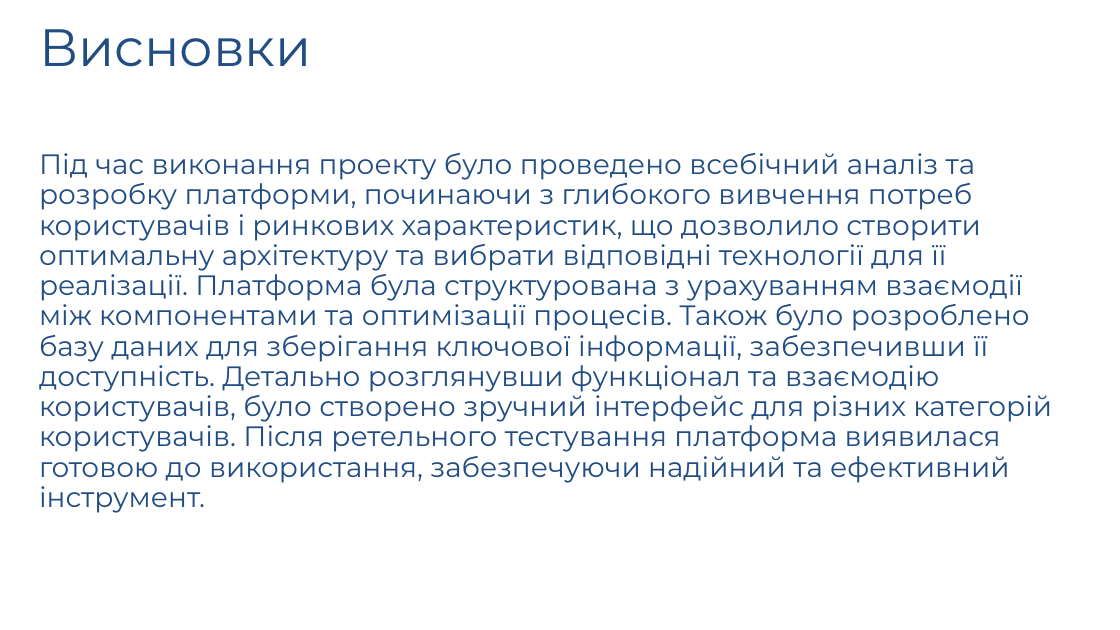
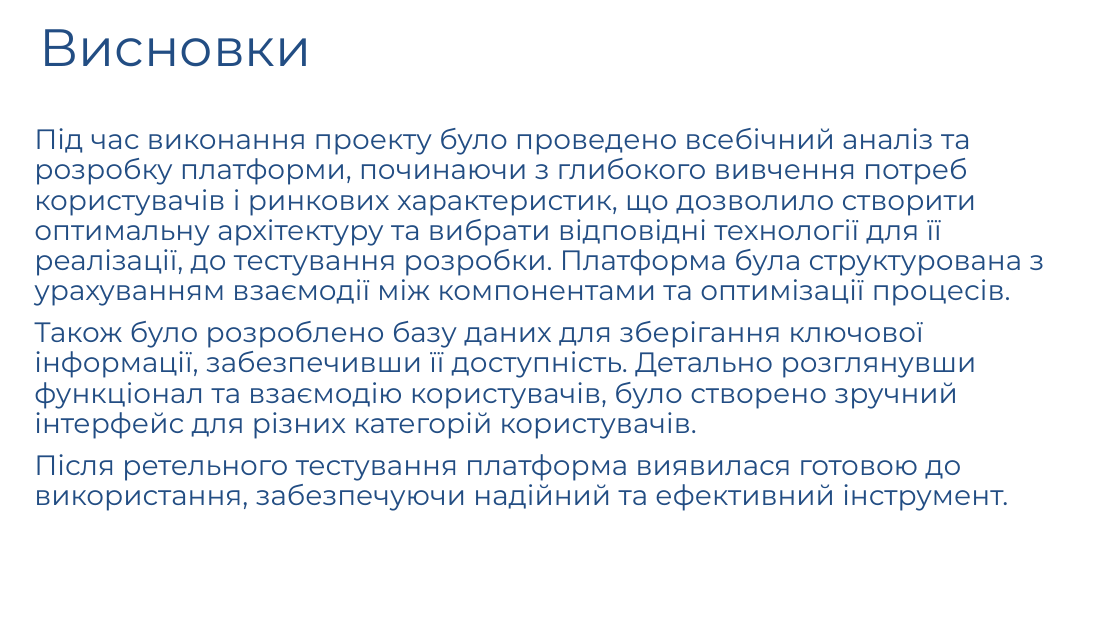
Before and after one commit to AlexandrVerbovskiy/test_dyplome, a slide deck: slide 17 of презентація.pptx. Drawn at 1120x630 pixels with LibreOffice and Linux fonts; fonts in the diff are those of the drawing; background and template pictures are left out. Boxes give left, top, right and bottom in pixels: in the first picture for what was removed or moved away, otherwise in the second. Text is boxed around its words. In the diff, an @@ line names an element or a change of style, - is before the commit and + after.

```diff
--- a/презентація.pptx
+++ b/презентація.pptx
@@ text at (x1=34, y1=128, x2=1044, y2=511): text changed @@
-Під час виконання проекту було проведено всебічний аналіз та розробку платформи, починаючи з глибокого вивчення потреб користувачів і ринкових характеристик, що дозволило створити оптимальну архітектуру та вибрати відповідні технології для її реалізації. Платформа була структурована з урахуванням взаємодії між компонентами та оптимізації процесів. Також було розроблено базу даних для зберігання ключової інформації, забезпечивши її доступність. Детально розглянувши функціонал та взаємодію користувачів, було створено зручний інтерфейс для різних категорій користувачів. Після ретельного тестування платформа виявилася готовою до використання, забезпечуючи надійний та ефективний інструмент.
+Під час виконання проекту було проведено всебічний аналіз та розробку платформи, починаючи з глибокого вивчення потреб користувачів і ринкових характеристик, що дозволило створити оптимальну архітектуру та вибрати відповідні технології для її реалізації, до тестування розробки. Платформа була структурована з урахуванням взаємодії між компонентами та оптимізації процесів.
+Також було розроблено базу даних для зберігання ключової інформації, забезпечивши її доступність. Детально розглянувши функціонал та взаємодію користувачів, було створено зручний інтерфейс для різних категорій користувачів.
+Після ретельного тестування платформа виявилася готовою до використання, забезпечуючи надійний та ефективний інструмент.
```
Also in this commit, not shown: 4 other slides changed, 17 other files.
